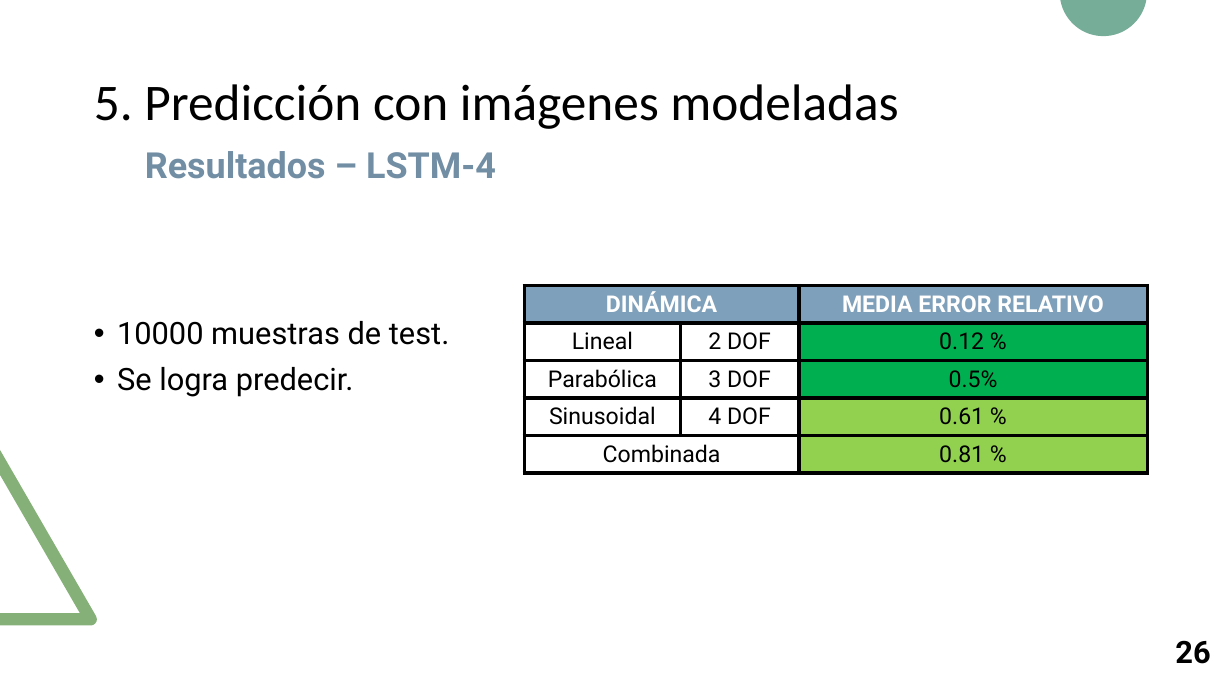
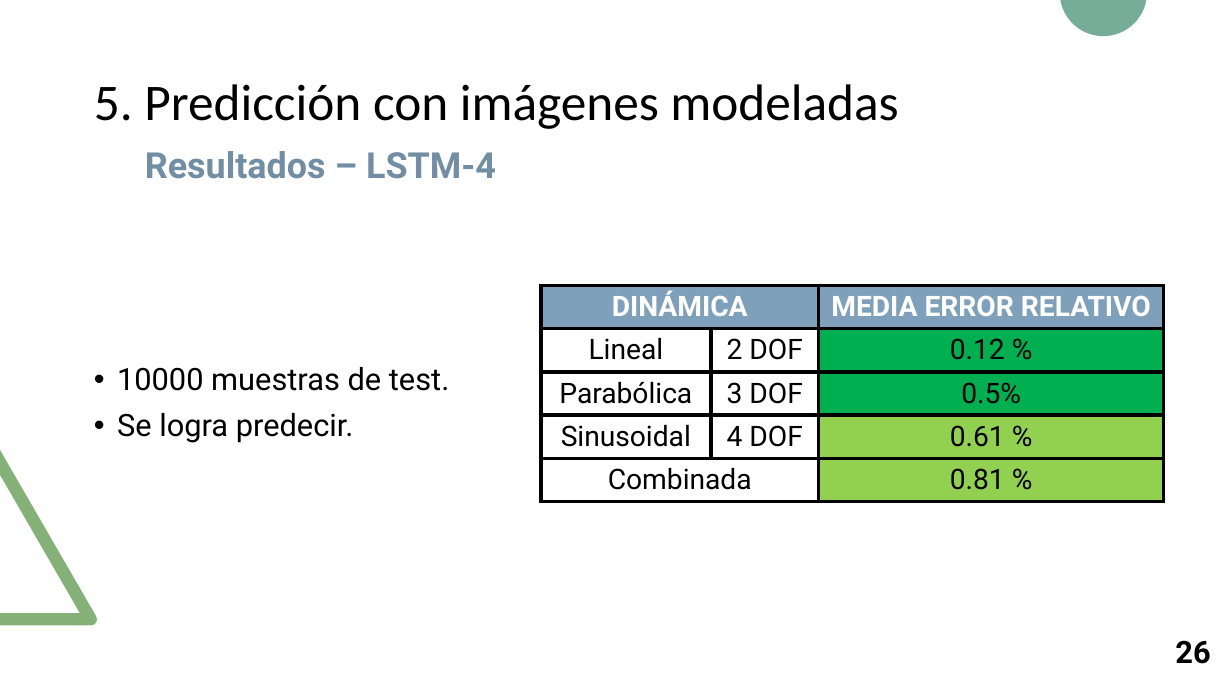
Before and after one commit to RoboticsLabURJC/2017-tfm-nuria-oyaga, a slide deck: slide 27 of Documentation/Presentacion-TFM/Presentacion-TFM.pptx. Drawn at 1232x693 pixels with LibreOffice and Linux fonts; fonts in the diff are those of the drawing. Boxes give left, top, right and bottom in pixels: in the first picture for what was removed or moved away, otherwise in the second. Text is boxed around its words. In the diff, an @@ line names an element or a change of style, - is before the commit and + after.

```diff
--- a/Documentation/Presentacion-TFM/Presentacion-TFM.pptx
+++ b/Documentation/Presentacion-TFM/Presentacion-TFM.pptx
@@ table at <box>541,286,1164,535</box> @@
@@ size 18 to 22 pt @@
@@ table: place and size @@
-table at <box>525,286,1148,473</box>
+table at <box>541,286,1164,535</box>
@@ text "10000 muestras de test.": place and size @@
-text "10000 muestras de test." at <box>117,321,449,397</box>
+text "10000 muestras de test." at <box>117,367,449,443</box>
```
Also in this commit, not shown: 26 other slides changed, 2 other files.
